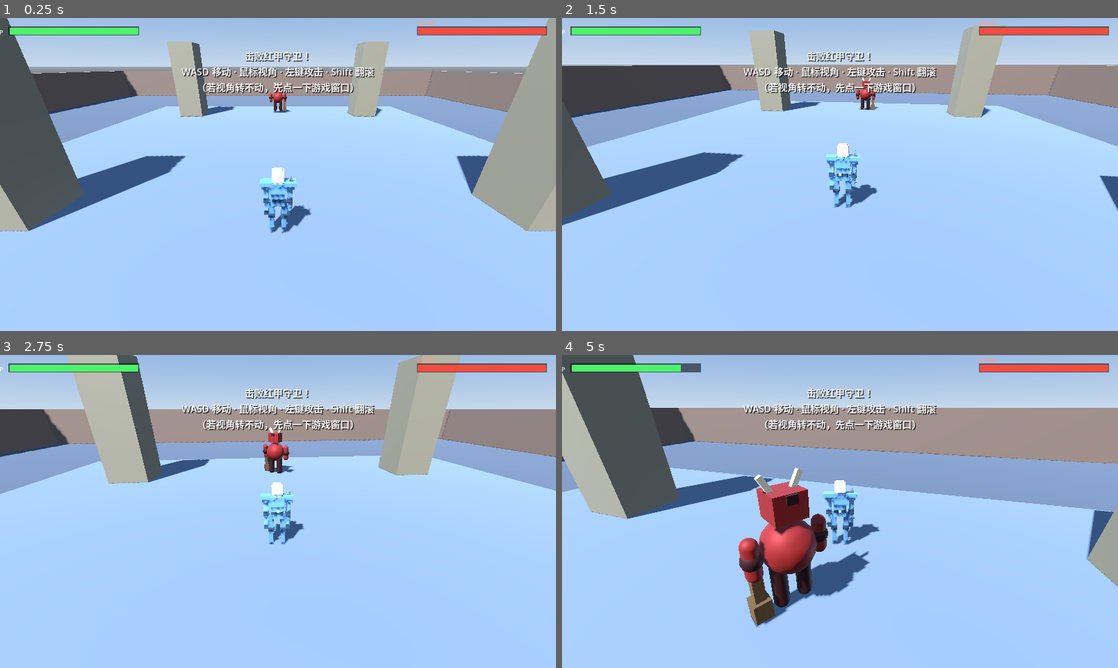
Above: before the commit, frames 1-4 (two rows, left to right).
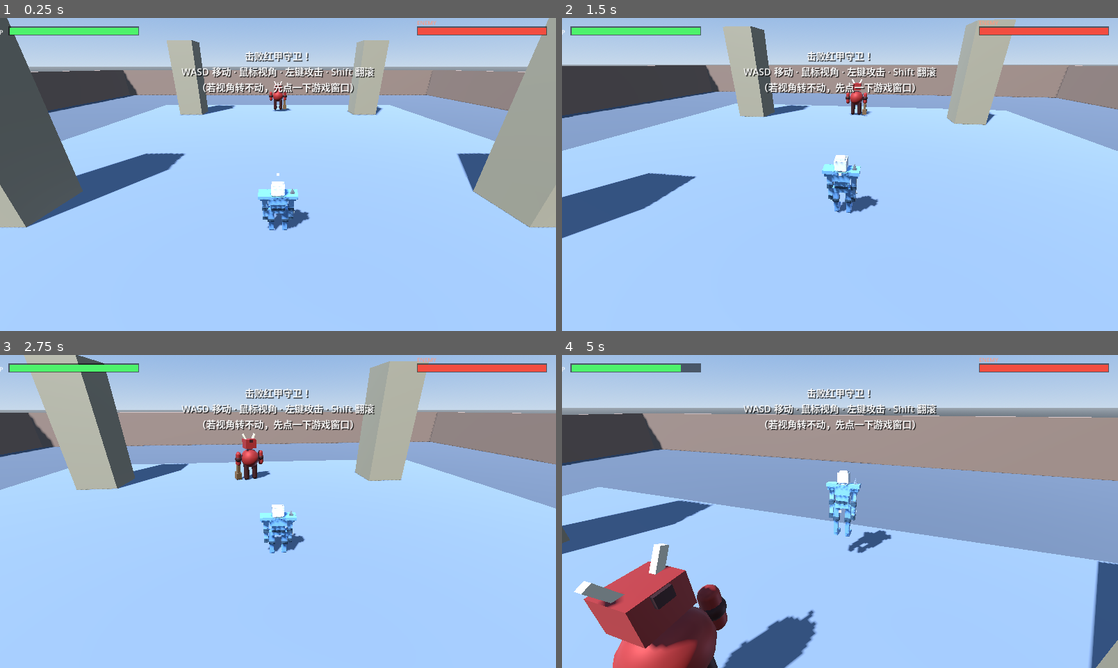
Above: after the commit, the same moments.

Repository: ChyHiki/GodotAI_RPG
Game: Godot game, scene res://scenes/main/main.tscn
Same seed, same stepped clock (60 frames per second), same inputs: the game is played once before the commit and once after it.
Inputs (mouse positions are in pixels of both pictures, inside the frame that each line leads up to):
- Up to frame 1 (0.25 s): no input
- Up to frame 2 (1.5 s): move the mouse to (867, 174) at 0.52 s; hold Space (jump, bound only after the commit) 0.53-1.28 s; hold W (move_forward) from 0.53 s (still down); click (867, 174) at 0.67 s; move the mouse to (812, 174) at 1.27 s; click (812, 174) at 1.35 s
- Up to frame 3 (2.75 s): keep holding W (move_forward); tap Space (jump, bound only after the commit) at 1.52, 1.55, 1.82, 2.3 s; move the mouse to (289, 505) at 2.02 s; hold Shift (roll) from 2.03 s (still down)
- Up to frame 4 (5 s): keep holding W (move_forward); move the mouse to (834, 517) at 2.77 s; release Shift (roll) at 2.78 s; tap Space (jump, bound only after the commit) at 2.85, 3.02, 3.32, 4.52, 4.55, 4.82 s; click (834, 517) at 2.92 s; move the mouse to (878, 514) at 3.52 s; hold Space (jump, bound only after the commit) 3.53-4.28 s; click (878, 514) at 3.6 s; move the mouse to (795, 508) at 4.27 s; tap Shift (roll) at 4.35 s

The runs differ from the first frame. In frame 1, 3.3% of the frame differs, in the area x 0-100%, y 7-69%; in frame 2, 10%; in frame 3, 15%; in frame 4, 39%, in the area x 0-100%, y 0-100%.

Commit message:
feat: 新增跳跃(空格)：可变跳跃高度/土狼时间/跳跃缓冲/空中操控/落地压缩；测试扩至30项

Diff:
--- a/scripts/autoload/input_setup.gd
+++ b/scripts/autoload/input_setup.gd
@@ -26,6 +26,7 @@
     _add_key("move_left", [KEY_A, KEY_LEFT])     # 左移：A 或 ←
     _add_key("move_right", [KEY_D, KEY_RIGHT])   # 右移：D 或 →
     _add_key("roll", [KEY_SHIFT])                # 翻滚：Shift
+    _add_key("jump", [KEY_SPACE])                # 跳跃：空格
     _add_key("restart", [KEY_R])                 # 重新开始：R
     _add_mouse_button("attack", MOUSE_BUTTON_LEFT)  # 攻击：鼠标左键
 
--- a/scripts/player/player.gd
+++ b/scripts/player/player.gd
@@ -27,11 +27,12 @@
 ##
 ##     MOVE(移动/待机) ──攻击键──▶ ATTACK(挥剑)
 ##     MOVE            ──翻滚键──▶ ROLL(无敌翻滚)
+##     MOVE            ──跳跃键──▶ JUMP(起跳/滞空) ──落地──▶ MOVE
 ##     MOVE            ◀──超时── ATTACK / ROLL / HURT
 ##     HURT(受击硬直)  ──被打死──▶ DEAD(倒地)
 ##
 ## 【输入读取方式】
-##   攻击/翻滚在 _physics_process 里用 Input.is_action_just_pressed 轮询，
+##   攻击/翻滚/跳跃在 _physics_process 里用 Input.is_action_just_pressed 轮询，
 ##   而不是靠 _unhandled_input 事件回调 —— 轮询不依赖事件是否被 UI 吃掉，
 ##   更稳定。镜头鼠标环绕在 camera 脚本里用 _input 读取。
 ##
@@ -48,7 +49,7 @@
 signal player_died
 
 ## 状态枚举：一次只能处于一种状态（详见文件头状态机图）
-enum State { MOVE, ROLL, ATTACK, HURT, DEAD }
+enum State { MOVE, ROLL, ATTACK, HURT, JUMP, DEAD }
 
 
 # ------------------------------------------------------------------
@@ -66,6 +67,15 @@
 @export var attack_active_start: float = 0.13 # 攻击进行到此时"判定帧"开始(能打到人)
 @export var attack_active_end: float = 0.3   # 判定帧结束（期间命中盒开启）
 @export var knockback_strength: float = 9.0  # 受击时的击退初速度
+
+## —— 跳跃手感（数值都在编辑器里可调）——
+@export var jump_velocity: float = 7.4            # 起跳初速度(米/秒)；最高点 ≈ v²/(2g) ≈ 1.1m
+@export var jump_cut_multiplier: float = 2.0      # 上升中松开跳跃键时的额外重力倍数 → 轻点=小跳
+@export var fall_gravity_multiplier: float = 1.35 # 下落阶段的额外重力倍数 → 落地更干脆
+@export var air_accel: float = 9.0                # 空中水平操控加速度(小于地面 accel → 跳跃有承诺感)
+@export var coyote_time: float = 0.12             # 土狼时间：刚离开地面仍可起跳的宽限(秒)
+@export var jump_buffer_time: float = 0.15        # 跳跃缓冲：落地前提前按跳跃也算数(秒)
+@export var land_squash_time: float = 0.18        # 落地压缩(视觉)持续时间(秒)
 
 ## 重力加速度(米/秒²)。动作游戏常用比现实重力略大，手感更"沉"
 const GRAVITY := 24.0
@@ -131,6 +141,9 @@
 var _roll_dir: Vector3 = Vector3.ZERO   # 翻滚的方向（进入 ROLL 时锁定）
 var _bob_phase: float = 0.0            # 跑步摆腿/起伏的相位(累加时间产生循环)
 var _hurt_from: Vector3 = Vector3.ZERO # 受击来源位置（决定击退方向）
+var _coyote: float = 0.0               # 土狼时间剩余(秒)：离地后仍允许起跳的宽限
+var _jump_buffer: float = 0.0          # 跳跃缓冲剩余(秒)：落地前提前按也算数
+var _squash: float = 0.0               # 落地压缩计时(秒，纯视觉)
 
 ## Health 组件的引用（场景里的子节点，onready=子节点就绪后自动取）
 @onready var health: Health = $Health
@@ -153,16 +166,25 @@
 	return not _dead
 
 
-## 物理帧主循环：推进计时 → 轮询攻击/翻滚键 → 更新方向/速度 → 移动 → 检查状态切换
+## 物理帧主循环：推进计时 → 轮询攻击/翻滚/跳跃键 → 更新方向/速度 → 移动 → 检查状态切换
 func _physics_process(delta: float) -> void:
 	_state_time += delta                           # 状态计时
 	_attack_cooldown = maxf(0.0, _attack_cooldown - delta)
 	_iframes = maxf(0.0, _iframes - delta)         # 无敌倒计时递减
-	# ★ 攻击/翻滚用"轮询"读取：不依赖事件是否被 UI 吞掉，稳定可靠
+	_coyote = maxf(0.0, _coyote - delta)           # 土狼时间递减
+	_jump_buffer = maxf(0.0, _jump_buffer - delta) # 跳跃缓冲递减
+	_squash = maxf(0.0, _squash - delta)           # 落地压缩递减
+	if is_on_floor():
+		_coyote = coyote_time                      # 站在地面上就刷新土狼时间
+	# ★ 攻击/翻滚/跳跃都用"轮询"读取：不依赖事件是否被 UI 吞掉，稳定可靠
 	if Input.is_action_just_pressed("attack"):
 		_try_start_attack()
 	if Input.is_action_just_pressed("roll"):
 		_try_start_roll()
+	if Input.is_action_just_pressed("jump"):
+		_jump_buffer = jump_buffer_time            # 先记进缓冲，落地瞬间会自动补跳
+	if _jump_buffer > 0.0:
+		_try_start_jump()                          # 不满足条件时(如已在空中)会被函数自己拒绝
 	_update_wish_dir()                             # 读输入算出移动意图
 	_update_velocity(delta)                        # 按状态给 velocity 赋值
 	move_and_slide()                               # 让引擎真正移动+碰撞+落地
@@ -237,6 +259,27 @@
 		_anim_player.play(_roll_anim, -1.0, _roll_anim_speed)
 
 
+## 尝试起跳（由物理帧里的"跳跃缓冲"驱动调用）。
+## 可以被接受的情况：
+##   ① 正站在地面上；
+##   ② 刚离开地面不久（还在 coyote_time 土狼时间内，跳崖边不会"按了没反应"）。
+## 会被拒绝的情况：翻滚/攻击/受击硬直中、已经在空中（不做二段跳）、已死亡。
+## 实现要点：竖直速度是"直接赋值"而不是插值——起跳要脆、要立刻响应；
+##           水平速度不重置，这样跑动中跳跃能保留冲量(跳跃距离自然更远)。
+func _try_start_jump() -> void:
+	if _dead or state == State.ROLL or state == State.ATTACK or state == State.HURT:
+		return
+	if state == State.JUMP:
+		return                                      # 已在空中 → 不可二段跳
+	if not is_on_floor() and _coyote <= 0.0:
+		return                                      # 既不在地面、也不在土狼时间内
+	velocity.y = jump_velocity
+	_coyote = 0.0
+	_jump_buffer = 0.0
+	state = State.JUMP
+	_state_time = 0.0
+
+
 ## 状态超时检测：每个状态是否该结束/切换（被 _physics_process 每帧调用）。
 func _update_state(_delta: float) -> void:
 	match state:
@@ -244,6 +287,10 @@
 			_face_towards(_wish_dir, _delta)      # 走路时身体平滑转向移动方向
 			if _wish_dir.length() > 0.1:
 				_bob_phase += _delta * 10.0       # 在动才累计跑步相位
+			# 走下台阶/跳下平台：过了土狼时间仍未落地 → 进入 JUMP(下落)状态
+			if not is_on_floor() and _coyote <= 0.0:
+				state = State.JUMP
+				_state_time = 0.0
 		State.ROLL:
 			if _state_time >= roll_time:          # 翻滚时间到 → 结束
 				_end_roll()
@@ -257,6 +304,12 @@
 			if _state_time >= 0.32:               # 受击硬直 0.32s 后恢复行动
 				state = State.MOVE
 				_state_time = 0.0
+		State.JUMP:
+			# 落地判定：踩到地面且竖直速度已非上升 → 回移动状态 + 触发落地压缩(视觉)
+			if is_on_floor() and velocity.y <= 0.01:
+				state = State.MOVE
+				_state_time = 0.0
+				_squash = land_squash_time
 		State.DEAD:
 			pass                                  # 死亡状态保持，等主场景重开
 
@@ -292,7 +345,17 @@
 ##           数字越大越"贴"，越小越"滑"。
 func _update_velocity(delta: float) -> void:
 	if not is_on_floor():
-		velocity.y -= GRAVITY * delta            # 落地前一直下落
+		# 重力分三段，做出"起跳跟手、下落利落"的手感：
+		#   ① 上升中且按住跳跃键 → 常规重力(跳满高度)
+		#   ② 上升中但松开了跳跃键 → 重力×jump_cut_multiplier(轻点=小跳)
+		#   ③ 下落中 → 重力×fall_gravity_multiplier(落地更干脆，不飘)
+		var g := GRAVITY
+		if velocity.y > 0.0:
+			if not Input.is_action_pressed("jump"):
+				g *= jump_cut_multiplier
+		else:
+			g *= fall_gravity_multiplier
+		velocity.y -= g * delta
 	match state:
 		State.MOVE:
 			var target := _wish_dir * move_speed
@@ -309,6 +372,12 @@
 			# 攻击/受击硬直时快速刹停（不能一边走一边挥）
 			velocity.x = lerpf(velocity.x, 0.0, 1.0 - exp(-12.0 * delta))
 			velocity.z = lerpf(velocity.z, 0.0, 1.0 - exp(-12.0 * delta))
+		State.JUMP:
+			# 空中水平操控：加速度比地面小 → 起跳后难以大幅变向(跳跃"有承诺感")
+			var target := _wish_dir * move_speed
+			var t := 1.0 - exp(-air_accel * delta)
+			velocity.x = lerpf(velocity.x, target.x, t)
+			velocity.z = lerpf(velocity.z, target.z, t)
 		State.DEAD:
 			# 死亡后慢慢停住（尸体不滑走）
 			velocity.x = lerpf(velocity.x, 0.0, 1.0 - exp(-8.0 * delta))
@@ -770,6 +839,18 @@
 		_animate_model(delta)      # 骑士模型：整体姿态
 	else:
 		_animate_robot(delta)      # 原语小蓝人：肢体级动画
+	_apply_land_squash()           # 落地压缩统一在这里生效(避免各状态残留缩放)
+
+
+## 落地压缩（纯视觉）：落地后 0.18s 内把模型压扁一点（x/z 略宽、y 略矮），
+## 让"落地"这一下有重量感。每帧统一设置 scale，所以不会有残留。
+## 注：命中盒是 VisualPivot 的子节点，缩放会带来 ±10% 的判定盒变化(0.18s 内，可忽略)。
+func _apply_land_squash() -> void:
+	if _squash > 0.0:
+		var k := _squash / maxf(0.01, land_squash_time)      # 1 → 0
+		_pivot.scale = Vector3(1.0 + 0.10 * k, 1.0 - 0.16 * k, 1.0 + 0.10 * k)
+	else:
+		_pivot.scale = Vector3.ONE
 
 
 ## 原语小蓝人的肢体动画（甩腿/挥剑/收臂等，见状态枚举）。
@@ -826,6 +907,18 @@
 			_pivot.position.y = lerpf(_pivot.position.y, 0.0, 1.0 - exp(-16.0 * delta))
 			_shoulder_r.rotation.x = lerpf(_shoulder_r.rotation.x, 0.9, 1.0 - exp(-10.0 * delta))
 			_shoulder_l.rotation.x = lerpf(_shoulder_l.rotation.x, 0.9, 1.0 - exp(-10.0 * delta))
+		State.JUMP:
+			# 原语小蓝人：起跳屈腿收臂，下落时伸腿准备着地
+			var rising := velocity.y > 0.0
+			var leg_tuck := 0.9 if rising else 0.25
+			if _leg_r != null:
+				_leg_r.rotation.x = lerpf(_leg_r.rotation.x, leg_tuck, 1.0 - exp(-14.0 * delta))
+				_leg_l.rotation.x = lerpf(_leg_l.rotation.x, leg_tuck, 1.0 - exp(-14.0 * delta))
+			if _shoulder_r != null:
+				var arm := -0.6 if rising else -0.2
+				_shoulder_r.rotation.x = lerpf(_shoulder_r.rotation.x, arm, 1.0 - exp(-14.0 * delta))
+				_shoulder_l.rotation.x = lerpf(_shoulder_l.rotation.x, arm, 1.0 - exp(-14.0 * delta))
+			_pivot.position.y = 0.0
 		State.DEAD:
 			# 死亡：0.55 秒内向前栽倒(-90°)，略微抬离地面避免插进地板
 			_pivot.rotation.x = -PI / 2.0 * clampf(_state_time / 0.55, 0.0, 1.0)
@@ -874,6 +967,12 @@
 				var k := (_state_time - slash) / maxf(0.01, attack_total - slash)
 				_pivot.rotation.x = lerp_angle(_pivot.rotation.x, 0.0, k * k)     # 回正
 			_pivot.position.y = 0.0
+		State.JUMP:
+			# 骑士模型(无跳跃动画)：用整体姿态表达——
+			#   上升阶段身体前收(像蜷腿起跳)，下落阶段微微后仰准备着地
+			var lean := -0.20 if velocity.y > 0.0 else 0.12
+			_pivot.rotation.x = lerp_angle(_pivot.rotation.x, lean, 1.0 - exp(-9.0 * delta))
+			_pivot.position.y = 0.0
 		State.HURT:
 			# 受击后仰
 			_pivot.rotation.x = lerp_angle(_pivot.rotation.x, 0.35, 1.0 - exp(-10.0 * delta))
--- a/tools/autotest/m1_autotest.gd
+++ b/tools/autotest/m1_autotest.gd
@@ -89,6 +89,41 @@
         player.global_position.z - pos_before.z).length()
     _expect(moved > 1.3, "翻滚位移含动画根位移(期望 >1.3m)，实际 %.2fm" % moved)
 
+    # ---- 1c) 跳跃：按住跳得高 / 空中不能二段跳 / 落地恢复 / 轻点跳得矮 ----
+    var gy_before: float = player.global_position.y
+    Input.action_press("jump")                       # 模拟"按住跳跃键"
+    player._try_start_jump()
+    await _wait(0.06)
+    _expect(player.global_position.y > gy_before + 0.05,
+        "起跳后升空(%.2f → %.2f)" % [gy_before, player.global_position.y])
+    var vy_before: float = player.velocity.y
+    player._try_start_jump()                         # 空中再按 → 不应生效(无二段跳)
+    await _wait(0.02)
+    _expect(player.velocity.y <= vy_before + 0.01,
+        "空中不能二段跳(vy %.2f → %.2f)" % [vy_before, player.velocity.y])
+    var full_peak: float = player.global_position.y
+    for i in 40:                                     # 采样约 0.8s 取最高点
+        await _wait(0.02)
+        full_peak = maxf(full_peak, player.global_position.y)
+    Input.action_release("jump")
+    var full_h: float = full_peak - gy_before
+    _expect(full_h > 0.9 and full_h < 1.6, "按住跳跃的高度约 1.1m，实际 %.2fm" % full_h)
+    await _wait(0.6)                                 # 等落地
+    _expect(player.is_on_floor(), "跳跃后已落地")
+    _expect(absf(player.global_position.y - gy_before) < 0.15,
+        "落地后回到地面高度(%.2f)" % player.global_position.y)
+
+    # 轻点跳跃(不按住) → 可变跳跃高度应该明显更低
+    var hop_base: float = player.global_position.y
+    player._try_start_jump()
+    var hop_peak: float = hop_base
+    for i in 30:                                     # 采样约 0.6s
+        await _wait(0.02)
+        hop_peak = maxf(hop_peak, player.global_position.y)
+    var hop_h: float = hop_peak - hop_base
+    _expect(hop_h < full_h - 0.15, "轻点跳跃更矮(轻点 %.2fm < 按住 %.2fm)" % [hop_h, full_h])
+    await _wait(0.6)
+
     # ---- 2) 敌人挥击命中玩家：扣 15 ----
     _place_enemy_in_front_of(enemy, player, 1.3)
     await _wait(0.2)
Not shown, changed: README.md
